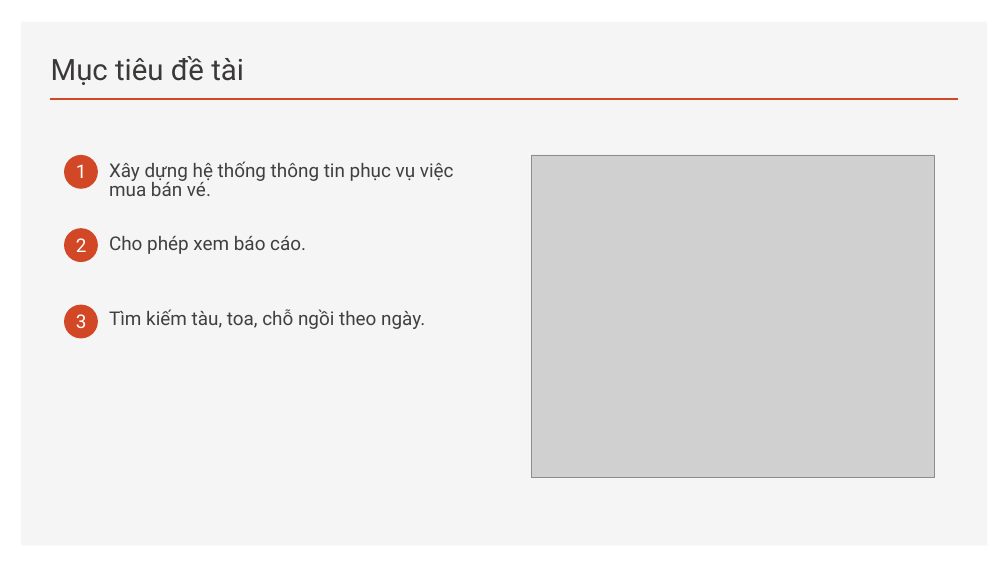
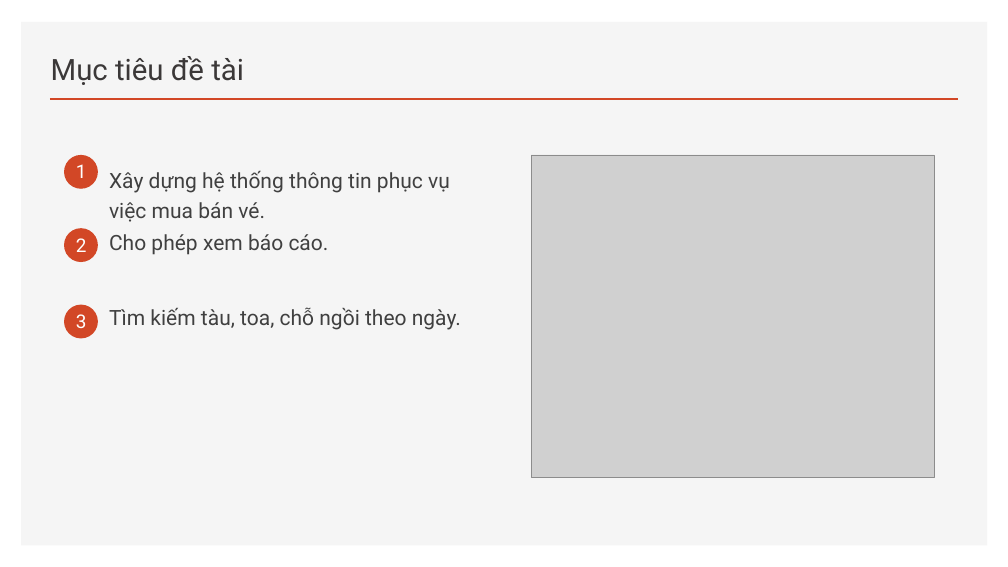
Before and after one commit to hiepatk99/CSDL_PT, a slide deck: slide 5 of 1-BC1-P8.pptx. Drawn at 1008x567 pixels with LibreOffice and Linux fonts; fonts in the diff are those of the drawing; grey boxes stand for pictures. Boxes give left, top, right and bottom in pixels: in the first picture for what was removed or moved away, otherwise in the second. Text is boxed around its words. In the diff, an @@ line names an element or a change of style, - is before the commit and + after.

```diff
--- a/1-BC1-P8.pptx
+++ b/1-BC1-P8.pptx
@@ text "Xây dựng hệ thống thông ..." at [109, 171, 450, 222]: size 18 to 20 pt; line spacing 18pt to 1.2 @@
@@ text "Cho phép xem báo cáo." at [109, 234, 329, 255]: size 18 to 20 pt @@
@@ text "Tìm kiếm tàu, toa, chỗ ..." at [109, 307, 461, 330]: size 18 to 20 pt @@
```
Also in this commit, not shown: 4 other slides changed, 9 slides added, 3 slides removed.
